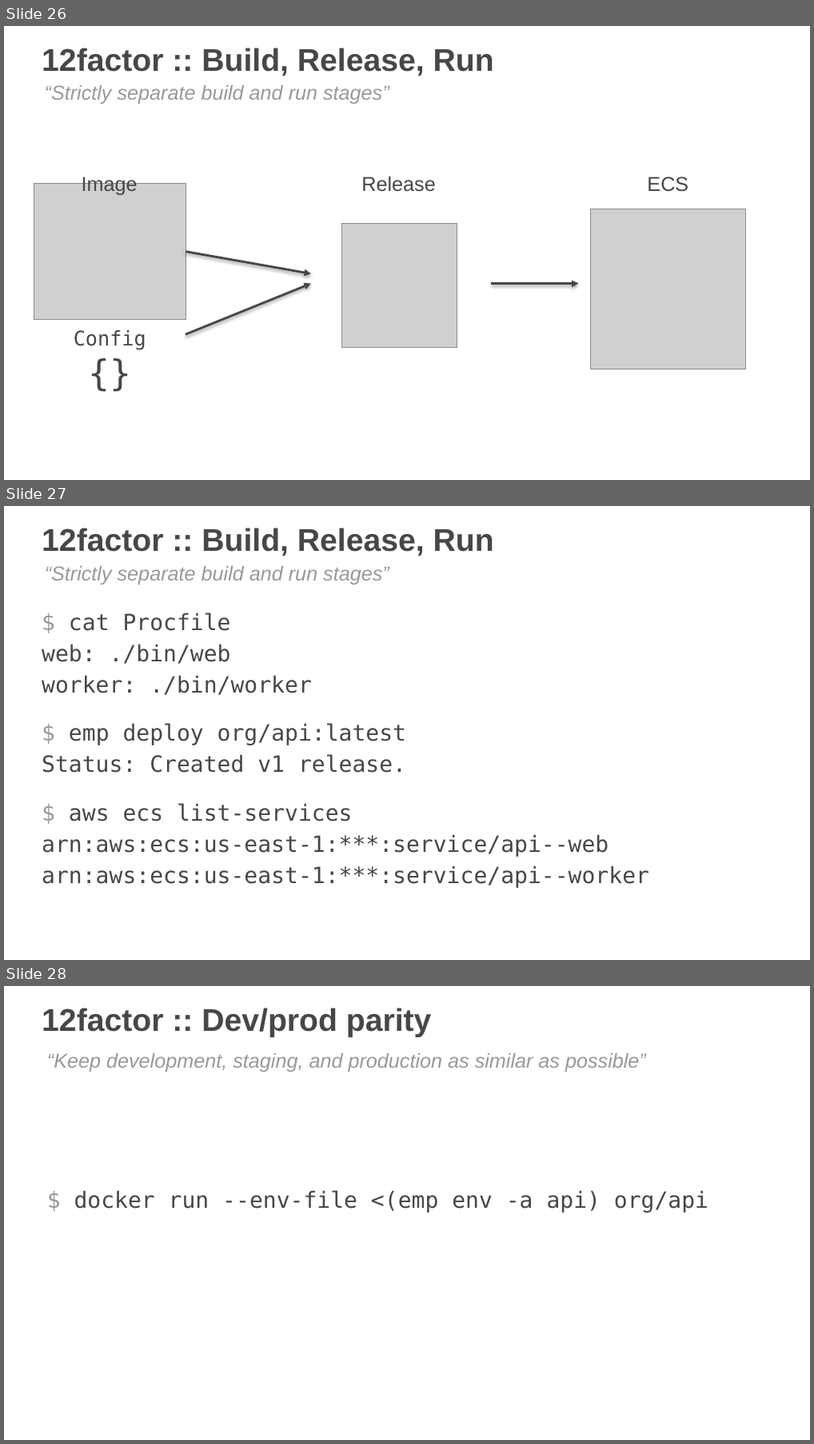
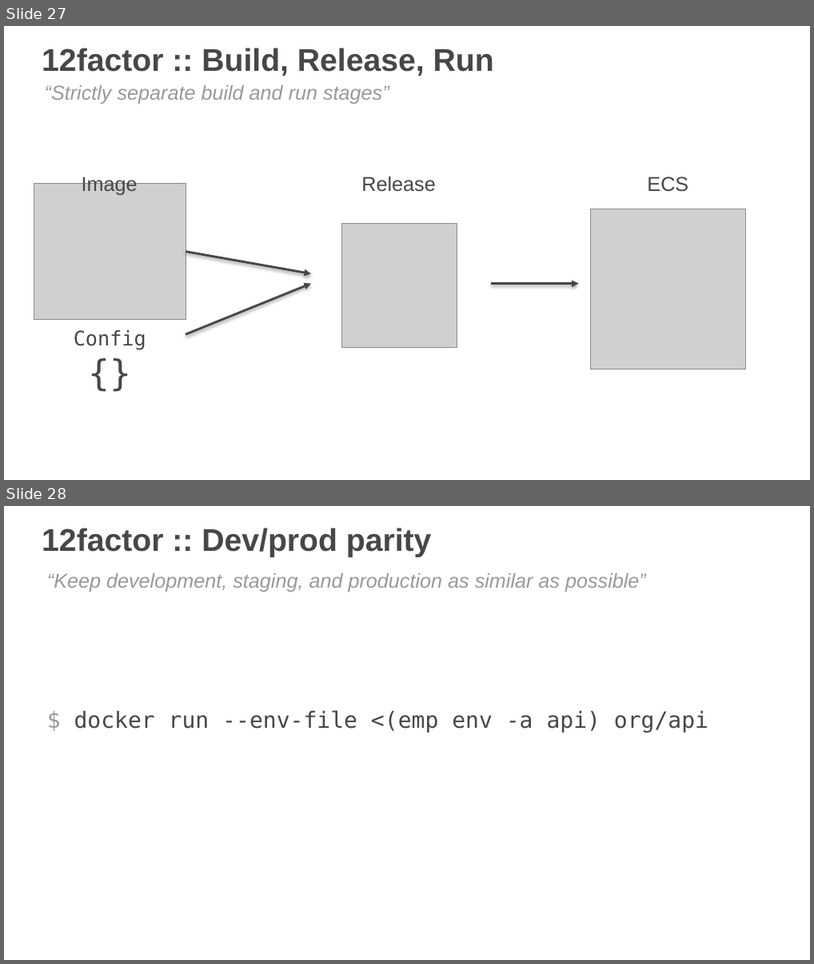
Before and after one commit to remind101/reInvent-2015, a slide deck: slides/slides-loft.pptx. Shown one above the other, each under a label of ours: slides 26, 27 and 28 before the commit, slides 27 and 28 after it. The pictures are 814x1444 and 814x964 pixels, drawn with LibreOffice and Linux fonts; fonts in the diff are those of the drawing; grey boxes stand for pictures; background and template pictures are left out. Boxes give left, top, right and bottom in pixels: in the first picture for what was removed or moved away, otherwise in the second. Text is boxed around its words. In the diff, an @@ line names an element or a change of style, - is before the commit and + after.

```diff
--- a/slides/slides-loft.pptx
+++ b/slides/slides-loft.pptx
@@ slide 27 removed at <box>4,506,810,960</box>, background picture (left out) @@
@@ title removed at <box>42,528,494,556</box> @@
-12factor :: Build, Release, Run
@@ text removed at <box>45,566,390,584</box> @@
-“Strictly separate build and run stages”
@@ text removed at <box>42,612,312,695</box> @@
-$ cat Procfile
-web: ./bin/web
-worker: ./bin/worker
@@ text removed at <box>42,723,406,772</box> @@
-$ emp deploy org/api:latest
-Status: Created v1 release.
@@ text removed at <box>42,803,650,888</box> @@
-$ aws ecs list-services
-arn:aws:ecs:us-east-1:***:service/api--web
-arn:aws:ecs:us-east-1:***:service/api--worker
@@ what was slide 26 is now slide 27 @@
```
Also in this commit, not shown: 5 slides changed, 2 slides added, 1 other slide removed.
